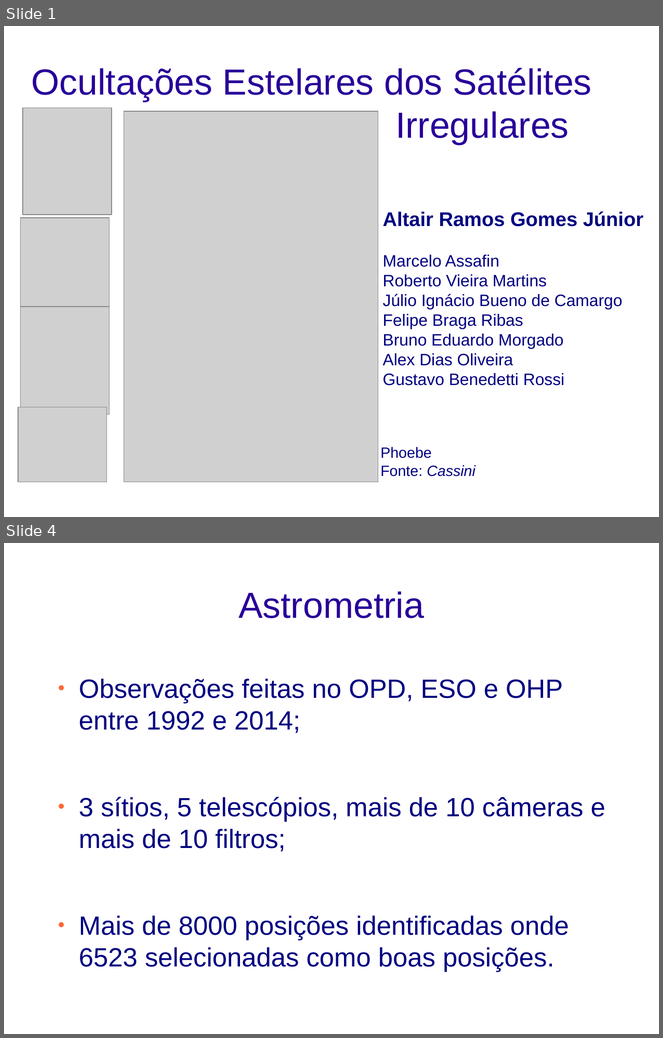
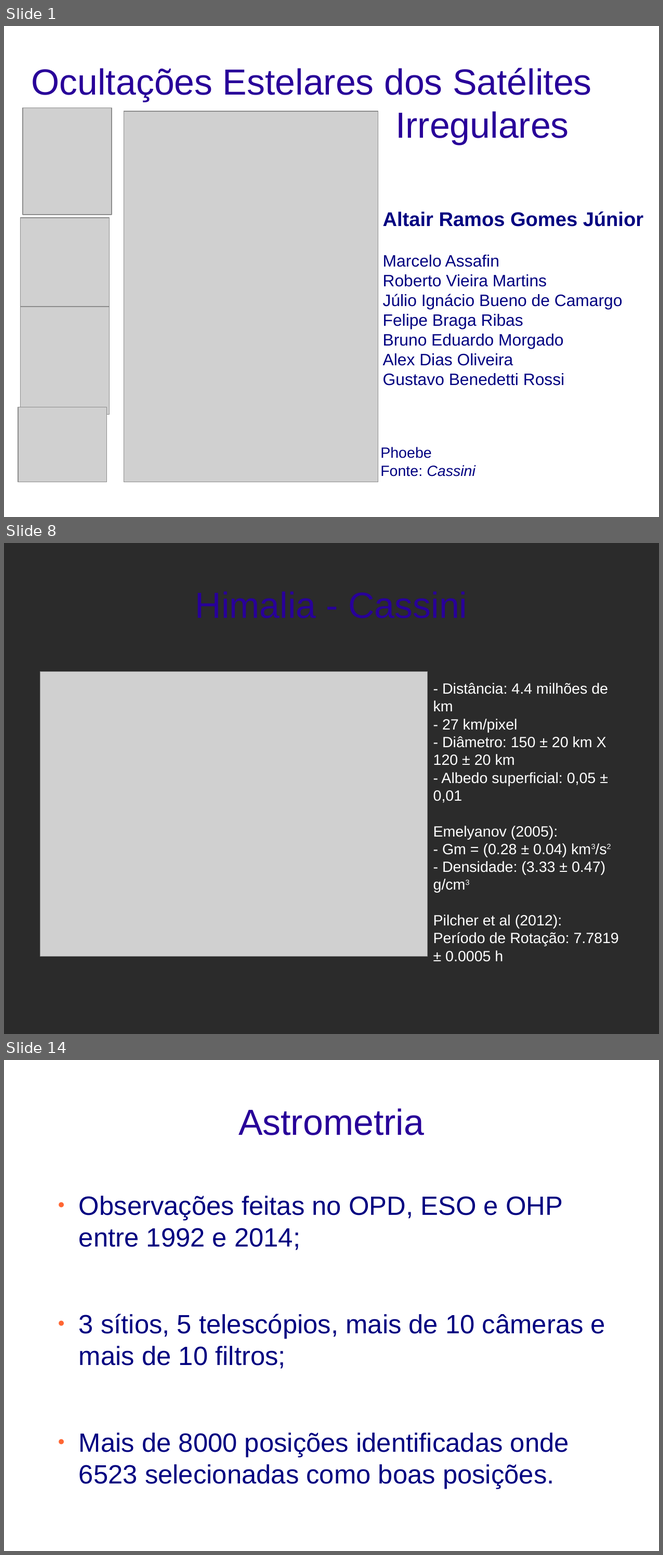
Before and after one commit to altairgomes/Latex, a slide deck: Poster-Apresentação/Irregulares_occ.odp. Shown one above the other, each under a label of ours: slides 1 and 4 before the commit, slides 1, 8 and 14 after it; the slides between them are not shown. The pictures are 663x1038 and 663x1555 pixels, drawn with LibreOffice and Linux fonts; fonts in the diff are those of the drawing; grey boxes stand for pictures; background and template pictures are left out; a plain dark background stands for a picture behind light text. Boxes give left, top, right and bottom in pixels: in the first picture for what was removed or moved away, otherwise in the second. Text is boxed around its words. In the diff, an @@ line names an element or a change of style, - is before the commit and + after.

```diff
--- a/Poster-Apresentação/Irregulares_occ.odp
+++ b/Poster-Apresentação/Irregulares_occ.odp
@@ slide 8 added at (4,543,659,1034), background picture (left out) @@
@@ title added at (195,591,467,618), 44 pt, text #280099 @@
+Himalia - Cassini
@@ picture added at (40,672,428,957) @@
@@ text added at (434,683,619,962), 18 pt, text #FFFFFF @@
+- Distância: 4.4 milhões de km
+- 27 km/pixel
+- Diâmetro: 150 ± 20 km X
+120 ± 20 km
+- Albedo superficial: 0,05 ± 0,01
+Emelyanov (2005):
+- Gm = (0.28 ± 0.04) km3/s2
+- Densidade: (3.33 ± 0.47) g/cm3
+Pilcher et al (2012):
+Período de Rotação: 7.7819 ± 0.0005 h
@@ what was slide 4 is now slide 14 @@
```
Also in this commit, not shown: 1 slide changed, 10 other slides added, 1 slide removed, 11 other files.
